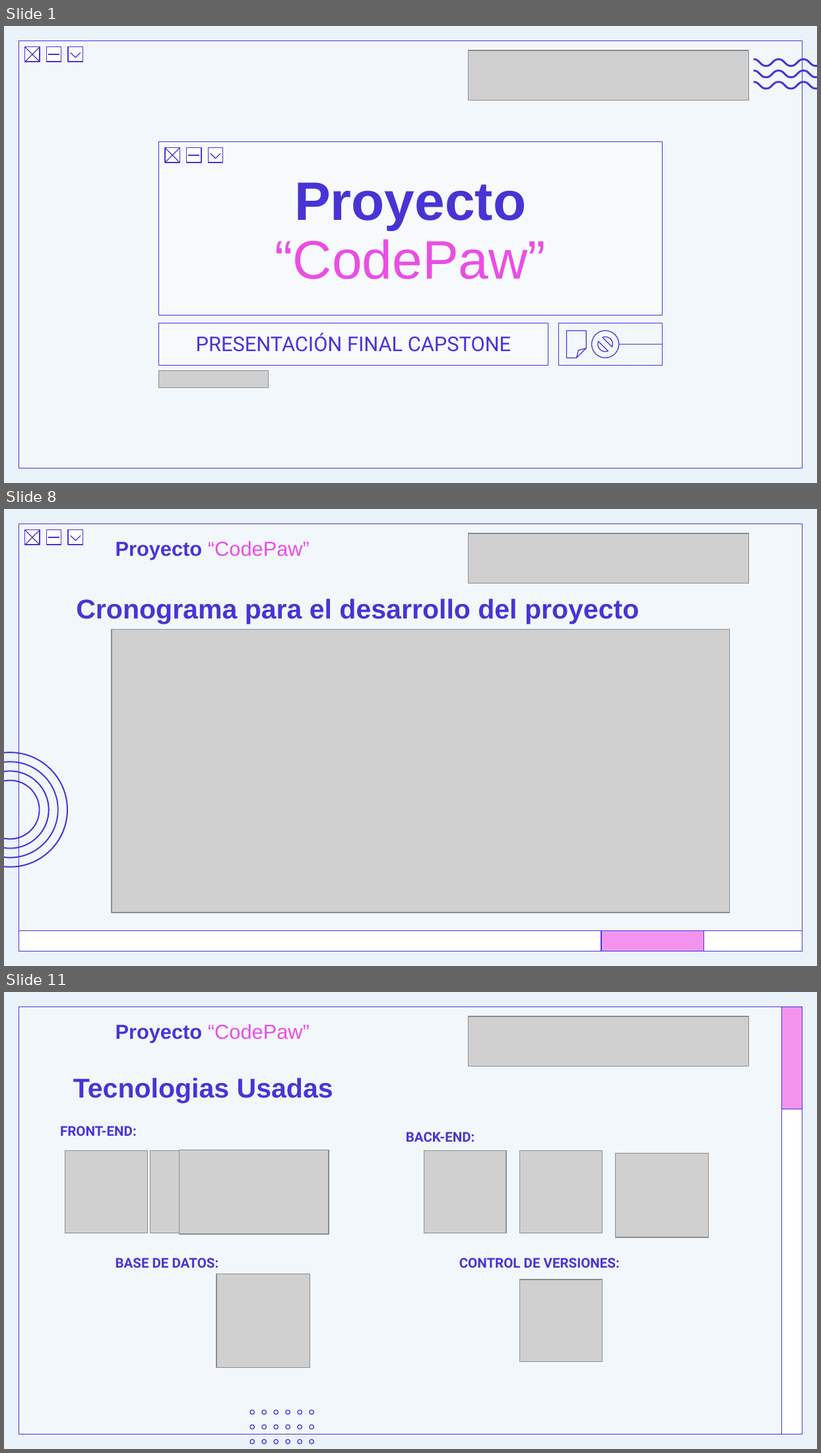
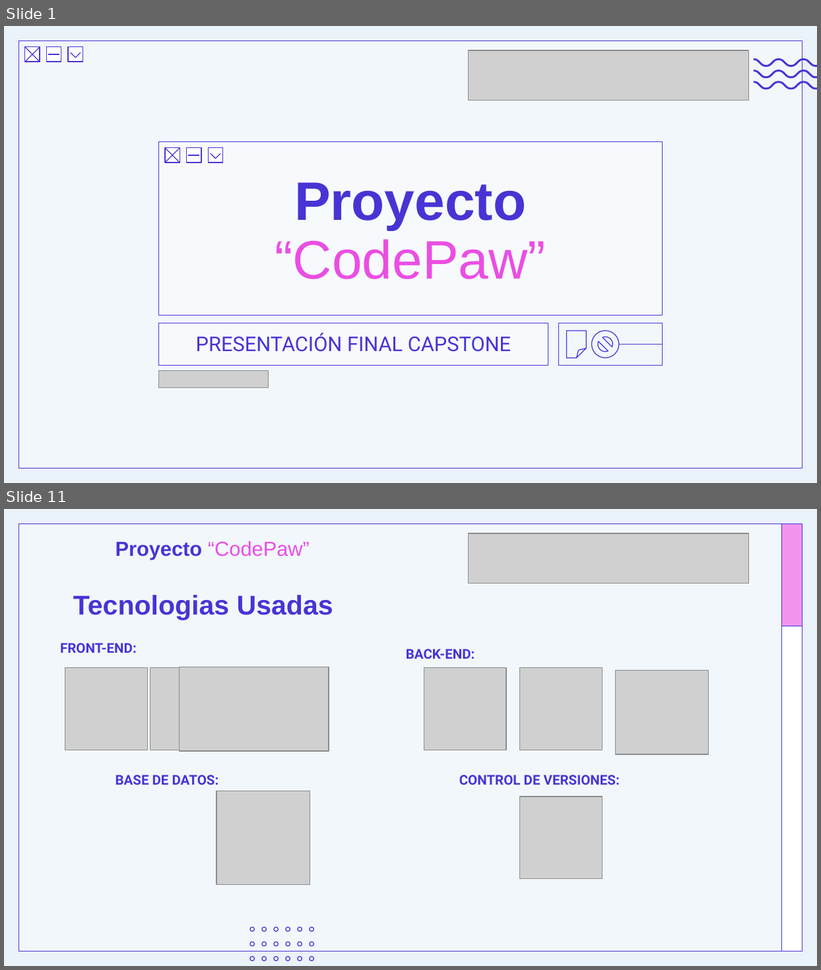
Before and after one commit to Yuyo00/CodePaw, a slide deck: Fase 2/Evidencias Proyecto/Presentación Proyecto.pptx. Shown one above the other, each under a label of ours: slides 1, 8 and 11 before the commit, slides 1 and 11 after it; the slides between them are not shown. The pictures are 821x1453 and 821x970 pixels, drawn with LibreOffice and Linux fonts; fonts in the diff are those of the drawing; grey boxes stand for pictures; background and template pictures are left out. Boxes give left, top, right and bottom in pixels: in the first picture for what was removed or moved away, otherwise in the second. Text is boxed around its words. In the diff, an @@ line names an element or a change of style, - is before the commit and + after.

```diff
--- a/Fase 2/Evidencias Proyecto/Presentación Proyecto.pptx
+++ b/Fase 2/Evidencias Proyecto/Presentación Proyecto.pptx
@@ slide 8 removed at (4, 509, 817, 966), background #EAF2FA; not listed: 7 template elements that a slide beside it also shows @@
@@ text removed at (116, 541, 310, 559) @@
-Proyecto “CodePaw”
@@ picture removed at (468, 533, 749, 583) @@
@@ title removed at (76, 599, 639, 624) @@
-Cronograma para el desarrollo del proyecto
@@ picture removed at (112, 629, 729, 912) @@
@@ group removed at (4, 752, 68, 869): 4 freeform shapes @@
@@ rectangle removed at (19, 931, 803, 952) @@
@@ rectangle removed at (602, 931, 704, 952) @@
```
Also in this commit, not shown: 11 slides changed, 1 slide added.
